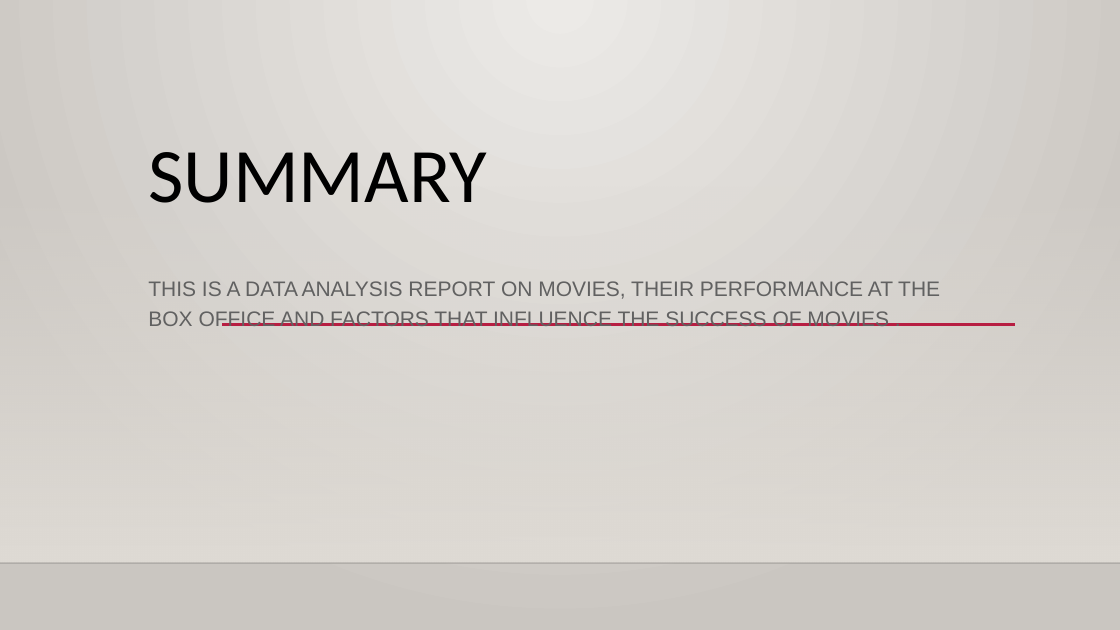
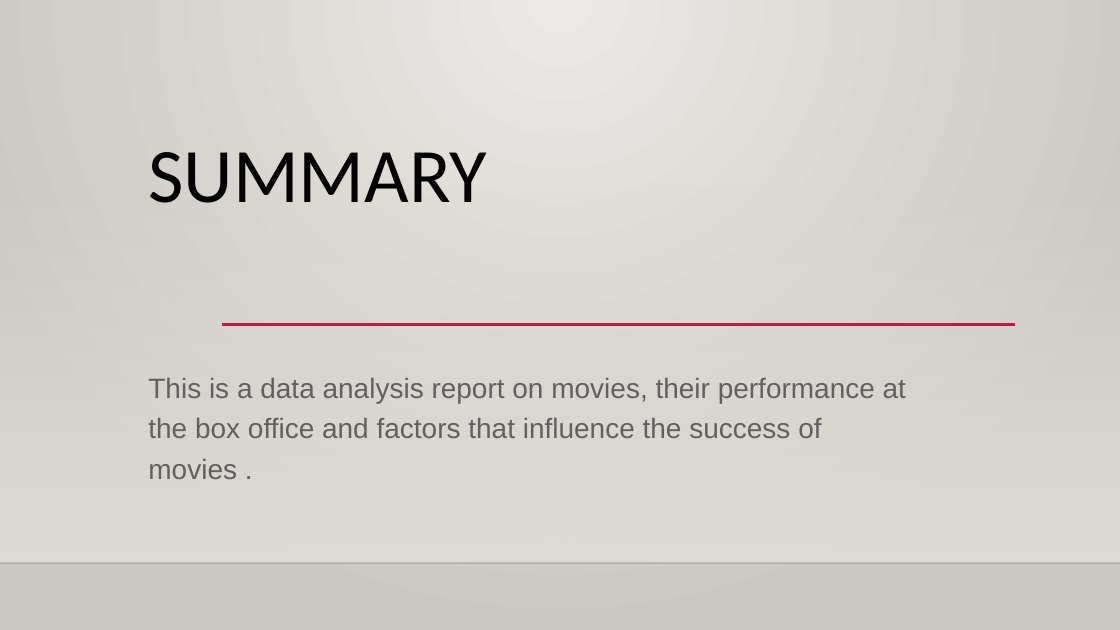
Before and after one commit to Rachael-Osoro/Phase1_Project, a slide deck: slide 3 of Presentation.ppt.pptx. Drawn at 1120x630 pixels with LibreOffice and Linux fonts; fonts in the diff are those of the drawing; background and template pictures are left out. Boxes give left, top, right and bottom in pixels: in the first picture for what was removed or moved away, otherwise in the second. Text is boxed around its words. In the diff, an @@ line names an element or a change of style, - is before the commit and + after.

```diff
--- a/Presentation.ppt.pptx
+++ b/Presentation.ppt.pptx
@@ subtitle at [148,378,906,479]: text changed; size 18 to 24 pt @@
-THIS IS A DATA ANALYSIS REPORT ON MOVIES, THEIR PERFORMANCE AT THE BOX OFFICE AND FACTORS THAT INFLUENCE THE SUCCESS OF MOVIES .
+This is a data analysis report on movies, their performance at the box office and factors that influence the success of movies .
```
Also in this commit, not shown: 6 other slides changed, 2 slides added, 2 slides removed.
